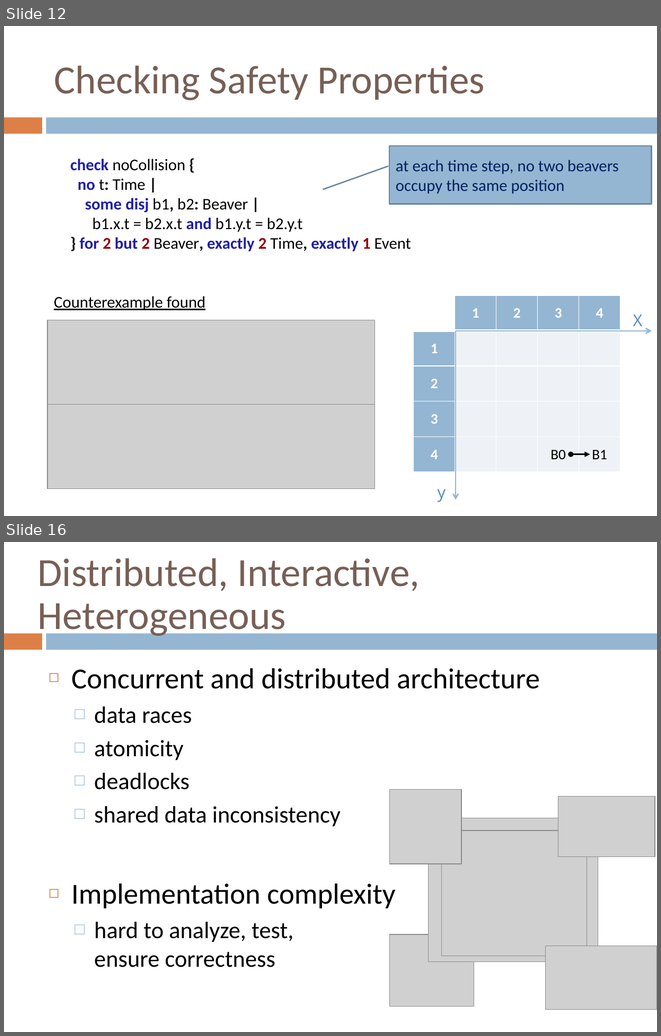
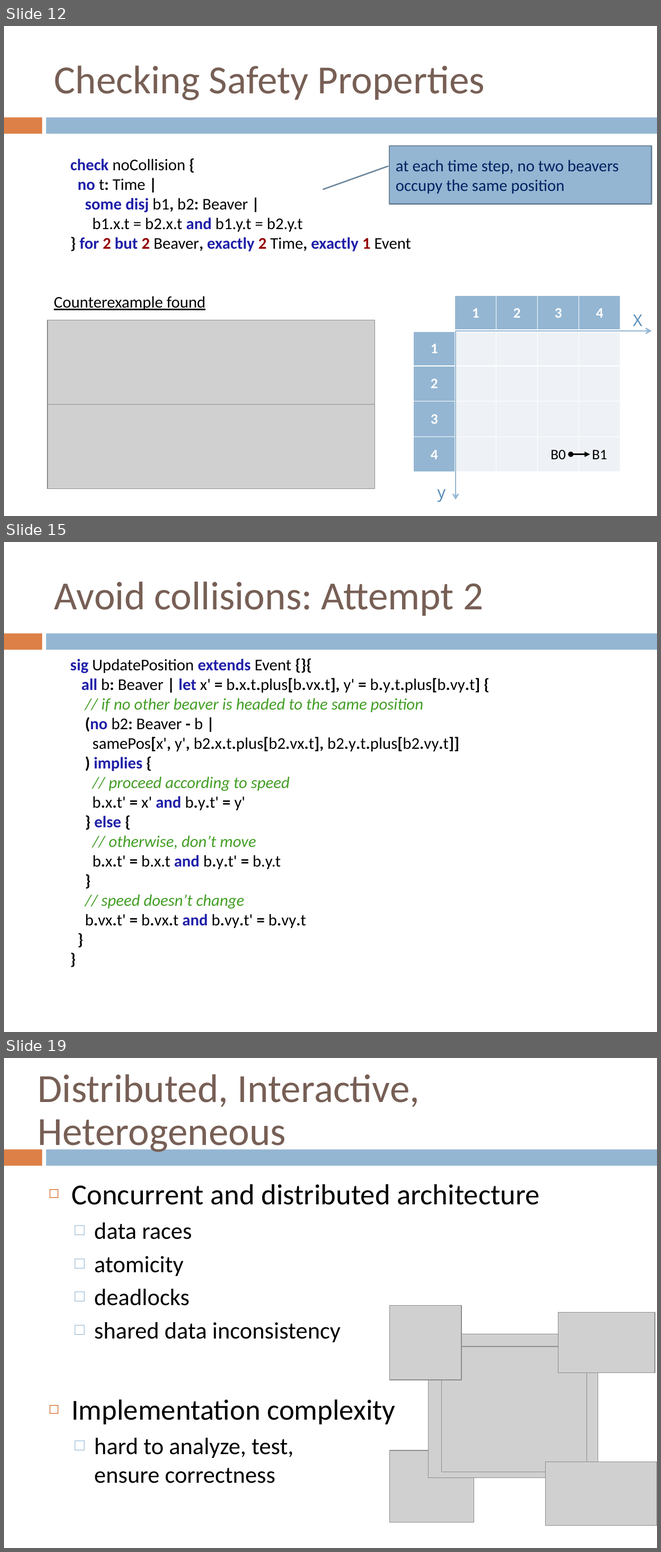
Before and after one commit to webguru412/React-Robots, a slide deck: talks/ppr-14-05-12.pptx. Shown one above the other, each under a label of ours: slides 12 and 16 before the commit, slides 12, 15 and 19 after it; the slides between them are not shown. The pictures are 661x1036 and 661x1552 pixels, drawn with LibreOffice and Linux fonts; fonts in the diff are those of the drawing; grey boxes stand for pictures. Boxes give left, top, right and bottom in pixels: in the first picture for what was removed or moved away, otherwise in the second. Text is boxed around its words. In the diff, an @@ line names an element or a change of style, - is before the commit and + after.

```diff
--- a/talks/ppr-14-05-12.pptx
+++ b/talks/ppr-14-05-12.pptx
@@ slide 15 added at (x1=4, y1=542, x2=657, y2=1032), background #FFFFFF; not listed: 2 template elements that a slide beside it also shows @@
@@ title added at (x1=54, y1=581, x2=483, y2=616), 44 pt, text #775F55 @@
+Avoid collisions: Attempt 2
@@ text added at (x1=70, y1=659, x2=480, y2=928), 18 pt, text #000000 @@
+sig UpdatePosition extends Event {}{
+all b: Beaver | let x' = b.x.t.plus[b.vx.t], y' = b.y.t.plus[b.vy.t] {
+// if no other beaver is headed to the same position
+(no b2: Beaver - b |
+samePos[x', y', b2.x.t.plus[b2.vx.t], b2.y.t.plus[b2.vy.t]]
+) implies {
+// proceed according to speed
+b.x.t' = x' and b.y.t' = y'
+} else {
+// otherwise, don’t move
+b.x.t' = b.x.t and b.y.t' = b.y.t
+}
+// speed doesn’t change
+b.vx.t' = b.vx.t and b.vy.t' = b.vy.t
+}
+}
@@ what was slide 16 is now slide 19 @@
```
Also in this commit, not shown: 2 slides changed, 2 other slides added, 3 other files.
